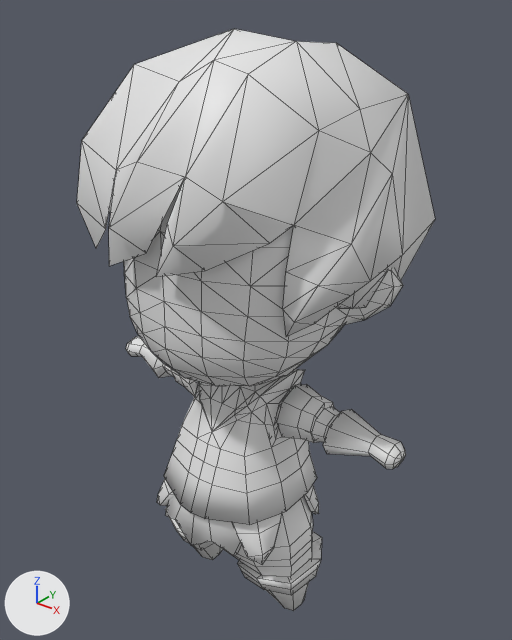
Renders of the FBX model TeraTale/Assets/Games/Entities/AliveEntities/Players/Player/Resources/Models/Model.FBX from each side of a commit.
Both versions are drawn from a 50 mm camera at (0.629, -0.767, 1.025) aimed at (-0.01, 0.031, 0.531). Arrows for +X, +Y and +Z are at lower left; the lights stay in place. Mesh edges are drawn as thin lines. Materials are left out; every surface is plain grey. Where no turn or scale is listed for an object, it has been applied to the vertices. Vertices at the same position are counted once.

Objects in the first picture: 'Knight'.
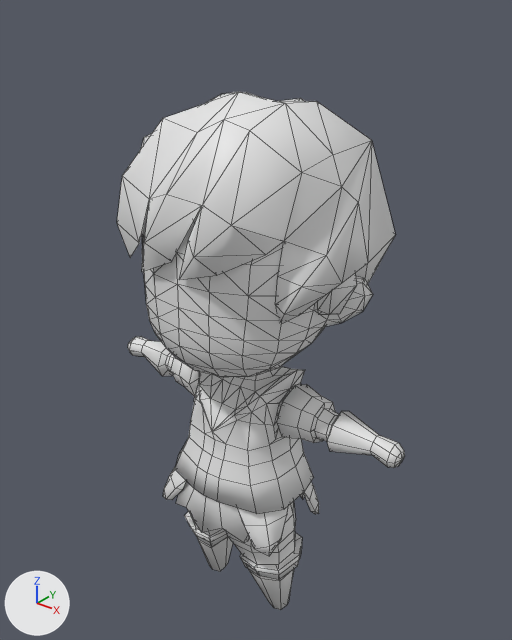
Boxes [x1, y1, x2, y2] around the edits, measured in the pictures (512 x 640 px; the box of a moved part takes in the faces that stretch with it):
'Knight', reshaped (19% narrower, 11% shorter): before [77, 29, 435, 611]; after [117, 92, 405, 610]
part 1 of me_mesh, moved or reshaped: before [123, 180, 403, 386]; after [141, 203, 373, 377]
part 2 of me_mesh, moved or reshaped: before [338, 268, 388, 309]; after [318, 274, 357, 315]
part 3 of me_mesh, moved or reshaped: before [77, 29, 435, 337]; after [117, 92, 395, 323]
part 4 of me_mesh, moved or reshaped: before [238, 532, 322, 595]; after [240, 533, 302, 580]
part 5 of me_mesh, moved or reshaped: before [165, 508, 213, 550]; after [184, 511, 228, 546]
part 6 of me_mesh, moved or reshaped: before [232, 513, 282, 564]; after [237, 506, 289, 556]
part 7 of me_mesh, moved or reshaped: before [166, 495, 242, 556]; after [176, 481, 249, 543]
part 8 of me_mesh, moved or reshaped: before [157, 480, 174, 506]; after [163, 467, 186, 500]
part 9 of me_mesh, rebuilt: before [192, 496, 313, 611]; after [191, 501, 296, 610]
part 10 of me_mesh, moved or reshaped: before [126, 336, 406, 525]; after [128, 336, 405, 514]

What changed in the scene script:
```text
Change me_mesh:
    used by ob_knight; location = (0.0, 0.0, 0.016)
    remove me_mesh.from_pydata(...)  # 1008 vertices, 1350 faces; spans x -0.28..0.28, y -0.23..0.247, z 0.0..0.95
    add me_mesh.from_pydata(...)  # 989 vertices, 1350 faces; spans x -0.28..0.28, y -0.184..0.192, z -0.017..0.873
    me_mesh part 1: the loose piece of 208 vertices spanning x -0.225..0.225, y -0.178..0.187, z 0.453..0.861 is scaled about its middle by 0.831, then moved by (0.0, -0.004, -0.025)
    me_mesh part 2: the loose piece of 13 vertices spanning x 0.174..0.221, y -0.041..0.054, z 0.608..0.721 is scaled about its middle by 0.792, then moved by (-0.031, -0.014, -0.026)
    me_mesh part 3: the loose piece of 87 vertices spanning x -0.219..0.229, y -0.23..0.247, z 0.528..0.95 is scaled about its middle by 0.789, then moved by (0.003, -0.004, -0.032)
    me_mesh part 4: the loose piece of 26 vertices spanning x 0.027..0.152, y -0.095..0.059, z 0.081..0.127 is scaled about its middle by 0.745, then moved by (-0.022, 0.001, 0.0)
    me_mesh part 5: the loose piece of 26 vertices spanning x -0.152..-0.027, y -0.095..0.059, z 0.081..0.127 is scaled about its middle by 0.746, then moved by (0.021, 0.001, 0.0)
    me_mesh part 6: the loose piece of 15 vertices spanning x 0.052..0.122, y -0.123..-0.048, z 0.181..0.255 is moved by (0.0, 0.018, 0.003)
    me_mesh part 7: the loose piece of 15 vertices spanning x -0.087..0.087, y -0.149..-0.089, z 0.18..0.255 is moved by (0.0, 0.026, 0.009)
    me_mesh part 8: the loose piece of 15 vertices spanning x -0.122..-0.052, y -0.123..-0.048, z 0.181..0.255 is moved by (0.0, 0.014, 0.003)
    me_mesh part 9: the loose piece of 134 vertices spanning x -0.137..0.137, y -0.114..0.056, z 0.0..0.255 is rebuilt with 134 vertices and now spans x -0.103..0.104, y -0.092..0.041, z -0.017..0.271
    me_mesh part 10
    19 vertices are removed from x -0.109..0.12, y -0.135..0.056, z 0.231..0.263
    16 vertices in x -0.276..0.276, y -0.022..-0.019, z 0.381..0.416 move by (0.0, 0.005, 0.0)
    11 vertices in x -0.237..0.237, y 0.02..0.084, z 0.245..0.414 move by (0.0, -0.005, 0.0)
    10 vertices in x -0.267..0.267, y 0.023..0.026, z 0.381..0.417 move by (0.0, -0.006, 0.0)
    9 vertices in x -0.278..0.278, y 0.014..0.064, z 0.349..0.41 move by (0.0, -0.004, 0.0)
    8 vertices in x -0.274..0.274, y -0.02..-0.015, z 0.382..0.413 move by (0.0, 0.004, 0.0)
    8 vertices in x -0.175..0.175, y 0.035, z 0.357..0.423 move by (0.0, -0.008, 0.0)
    112 vertices move from x -0.277..0.277, y -0.146..0.084, z 0.245..0.422 to x -0.277..0.277, y -0.115..0.079, z 0.245..0.422
```
